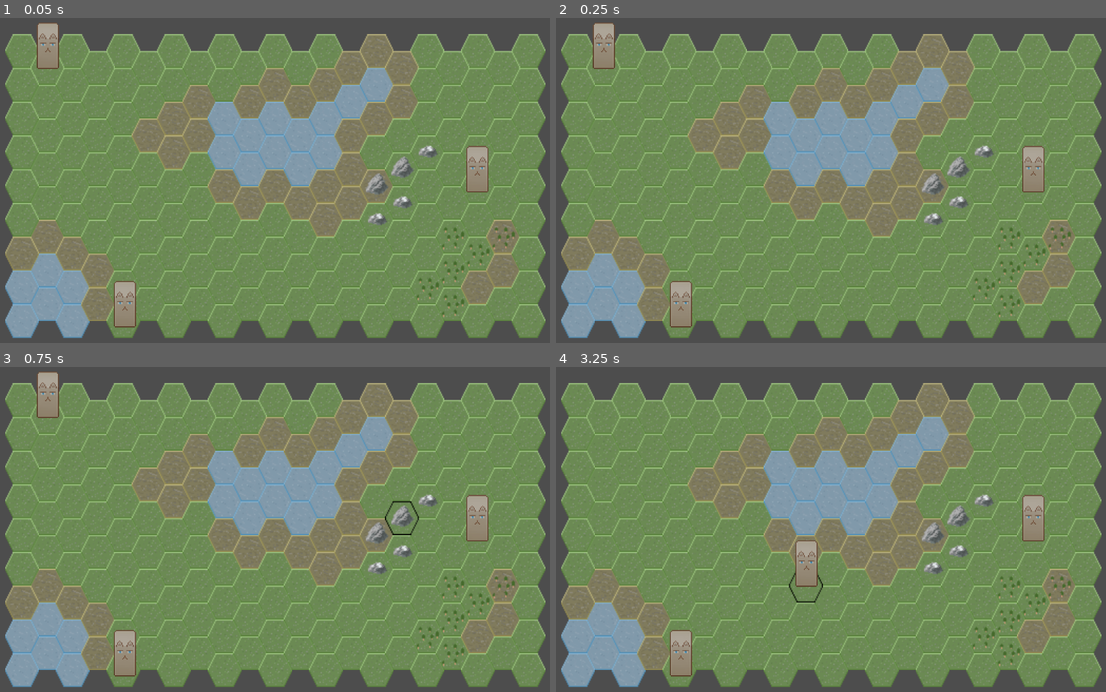
Above: before the commit, frames 1-4 (two rows, left to right).
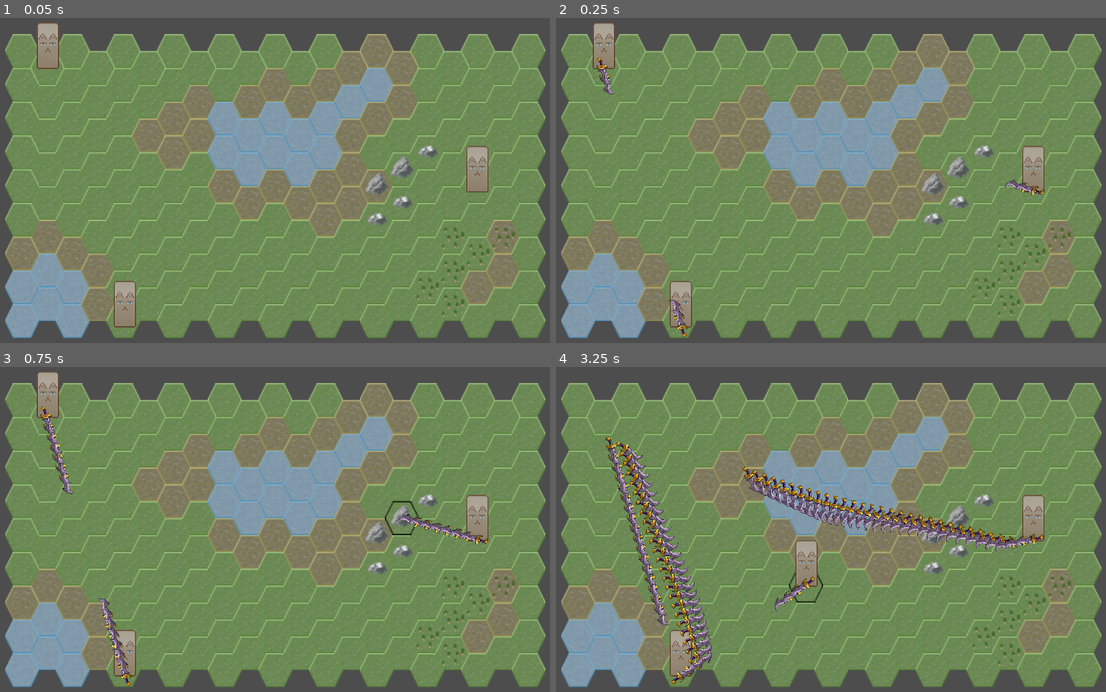
Above: after the commit, the same moments.

Repository: Breep/ShatteredIslands
Game: Godot game, scene res://Scenes/Maps/fighting_level.tscn
Two runs of this game, one before a commit and one after it. Both use one fixed random seed, a clock stepped at 60 frames per second and the inputs below.
Inputs (mouse positions are in pixels of both pictures, inside the frame that each line leads up to):
- Up to frame 1 (0.05 s): no input
- Up to frame 2 (0.25 s): no input
- Up to frame 3 (0.75 s): move the mouse to (407, 513) at 0.52 s; click (407, 513) at 0.6 s
- Up to frame 4 (3.25 s): move the mouse to (710, 545) at 1.27 s; click (710, 545) at 1.35 s; move the mouse to (891, 454) at 2.02 s; click (891, 454) at 2.1 s; move the mouse to (798, 597) at 2.77 s; click (798, 597) at 2.85 s

Frame 1 is identical in both runs. In frame 2, 0.4% of the frame differs, in the area x 7-89%, y 12-99%; in frame 3, 1.1%; in frame 4, 5.9%, in the area x 8-89%, y 21-98%.

Commit message:
Add projectile scene and player auto attack

Diff:
--- a/Scenes/Prefabs/Player/player_fighting.tscn
+++ b/Scenes/Prefabs/Player/player_fighting.tscn
@@ -1,13 +1,15 @@
-[gd_scene load_steps=4 format=3 uid="uid://bbnioyc6ti8wn"]
+[gd_scene load_steps=5 format=3 uid="uid://bbnioyc6ti8wn"]
 
 [ext_resource type="Script" path="res://Scripts/player_fighting.gd" id="1_gjax4"]
 [ext_resource type="PackedScene" uid="uid://ft2ivrvgsi2v" path="res://Scenes/Prefabs/Player/player_visual.tscn" id="2_iwmy3"]
+[ext_resource type="PackedScene" uid="uid://mpgkfdwmx4n0" path="res://Scenes/Prefabs/projectile.tscn" id="3_cgh4r"]
 
 [sub_resource type="RectangleShape2D" id="RectangleShape2D_lk7gr"]
 size = Vector2(21, 44)
 
 [node name="Player" type="StaticBody2D" groups=["PLAYERS"]]
 script = ExtResource("1_gjax4")
+_aa_projectile = ExtResource("3_cgh4r")
 
 [node name="PlayerVisual" parent="." instance=ExtResource("2_iwmy3")]
 
@@ -22,6 +24,10 @@
 autostart = true
 
 [node name="AutoAttackTimer" type="Timer" parent="Timers"]
+wait_time = 0.1
+autostart = true
+
+[node name="ProjectileSpawn" type="Node2D" parent="."]
 
 [connection signal="timeout" from="Timers/MovingTimer" to="." method="_on_moving_timer_timeout"]
 [connection signal="timeout" from="Timers/AutoAttackTimer" to="." method="_on_auto_attack_timer_timeout"]
--- /dev/null
+++ b/Scenes/Prefabs/projectile.tscn
@@ -0,0 +1,21 @@
+[gd_scene load_steps=4 format=3 uid="uid://mpgkfdwmx4n0"]
+
+[ext_resource type="Script" path="res://Scripts/projectile.gd" id="1_jv0hn"]
+[ext_resource type="Texture2D" uid="uid://cwu8bmw22x36k" path="res://Data/Assets/Fantasy Items/TTRPG-Art-Asset_04.png" id="1_udey6"]
+
+[sub_resource type="RectangleShape2D" id="RectangleShape2D_212ii"]
+size = Vector2(547, 202)
+
+[node name="Projectile" type="Area2D"]
+scale = Vector2(0.05, 0.05)
+script = ExtResource("1_jv0hn")
+
+[node name="CollisionShape2D" type="CollisionShape2D" parent="."]
+position = Vector2(-2.5, 22)
+shape = SubResource("RectangleShape2D_212ii")
+
+[node name="Ttrpg-art-asset04" type="Sprite2D" parent="."]
+rotation = 0.71733
+texture = ExtResource("1_udey6")
+
+[connection signal="body_entered" from="." to="." method="_on_body_entered"]
--- a/Scripts/fighting_area.gd
+++ b/Scripts/fighting_area.gd
@@ -1,7 +1,7 @@
 extends Node2D
 class_name FightingArea
 
-# ============================== Scene nodes ==============================
+# ============================== Local scene nodes ==============================
 
 @onready var selectionSquareSprite: Sprite2D = $SelectionSquare/SquareSprite
 @onready var tileMap: TileMapLayer = $Map
@@ -16,7 +16,7 @@
 
 var isSelectionActive: bool = false
 
-@export var selectionCell: Vector2:
+var selectionCell: Vector2:
 	get:
 		return _selectionCell
 	set(value):
@@ -24,7 +24,7 @@
 		_selectionCell = value
 		_drawSelectionCell(_selectionCell)
 
-# ============================== Base functions ==============================
+# ============================== Node base functions ==============================
 
 func _ready() -> void:
 	pass
--- a/Scripts/player_fighting.gd
+++ b/Scripts/player_fighting.gd
@@ -1,11 +1,11 @@
 extends StaticBody2D
 class_name PlayerFighting
 
-# ==============================================================================
+# ============================== Global scene nodes ==============================
 
 @onready var fightingArea: FightingArea = get_tree().get_root().find_child("FightingArea", true, false)
 
-# ============================== Private ==============================
+# ============================== TMP ==============================
 
 @export var team: int
 @export var playerName: String
@@ -16,24 +16,17 @@
 var _enemies: Array[PlayerFighting]
 var _allies: Array[PlayerFighting]
 
-# ============================== Base functions ==============================
+var _cards: CardPile
+
+@export var _aa_projectile: PackedScene
+
+# ============================== Node base functions ==============================
 
 func _ready() -> void:
 	_moveToCell(Vector2(0,0))
 	_players = _getAllScenePlayers()
 	_enemies = _getEnemiesFromPlayers()
 	_allies = _getAlliesFromPlayers()
-
-	if team == 1: # TMP Dev
-		return
-
-	print("Players:")
-	for player in _players:
-		print(player.playerName)
-
-	print("Enemies:")
-	for player in _enemies:
-		print(player.playerName)
 
 func _physics_process(delta: float) -> void:
 	pass
@@ -43,14 +36,26 @@
 func _moveToCell(cell : Vector2):
 	if team == 1: # TMP Dev
 		return
-
 	position = fightingArea.getGlobalCellPosition(cell)
 
-func _findClosestEnemy():
-	pass
+func _getClosestEnemy() -> PlayerFighting:
+	if _enemies.is_empty():
+		print("No enemies")
+		return null
+	var closestEnemy: PlayerFighting = _enemies[0]
+	for enemy in _enemies:
+		if (enemy.position - position).length_squared() < (closestEnemy.position - position).length_squared():
+			closestEnemy = enemy
+	return closestEnemy
 
-func _auto_attack():
-	pass
+func _auto_attack(target: PlayerFighting):
+	print(playerName, " is attacking ", target.playerName)
+	var projectile: Projectile = _aa_projectile.instantiate()
+	projectile.speed = 100
+	projectile.target = target
+	projectile.global_position = $ProjectileSpawn.global_position
+	projectile.global_rotation = $ProjectileSpawn.global_rotation
+	get_tree().root.add_child(projectile)
 
 func _getAllScenePlayers() -> Array[PlayerFighting]:
 	var ret: Array[PlayerFighting]
@@ -75,9 +80,11 @@
 # ============================== Timer Callback ==============================
 
 func _on_auto_attack_timer_timeout() -> void:
-	_findClosestEnemy()
-	_auto_attack()
+	_auto_attack(_getClosestEnemy())
 
 func _on_moving_timer_timeout() -> void:
+	if team == 1:# TMP
+		return
+
 	if fightingArea.isSelectionActive:
 		_moveToCell(fightingArea.selectionCell)
--- /dev/null
+++ b/Scripts/projectile.gd
@@ -0,0 +1,56 @@
+extends Area2D
+class_name Projectile
+
+# ============================== Private ==============================
+
+var _target: PlayerFighting
+var _speed: float = 1
+const _SPEED_MIN: float = 0.3
+
+# ============================== Public ==============================
+
+var speed: float:
+	get:
+		return _speed
+	set(value):
+		if value < _SPEED_MIN:
+			_speed = _SPEED_MIN
+		else:
+			_speed = value
+
+var target: PlayerFighting:
+	get:
+		return _target
+	set(value):
+		if value == null:
+			printerr("Trying to instantiate a projectile with no target !")
+		else:
+			_target = value
+
+# ============================== Node base functions ==============================
+
+func _ready() -> void:
+	pass # Replace with function body.
+
+func _process(delta: float) -> void:
+	_moveTowardTarget(delta)
+
+# ============================== Private functions ==============================
+
+func _moveTowardTarget(delta: float):
+	if _target == null:
+		printerr("Projectile [", name, "] is alive but with no target")
+		return
+
+	var direction: Vector2 = (_target.global_position - global_position).normalized()
+	position += direction * _speed * delta
+	look_at(_target.global_position)
+
+# ============================== public functions ==============================
+
+# ============================== Collision functions ==============================
+
+func _on_body_entered(body: Node2D) -> void:
+	if body is PlayerFighting and body == _target:
+		print("Bim! ", _target.playerName, " has been hit")
+		queue_free()
